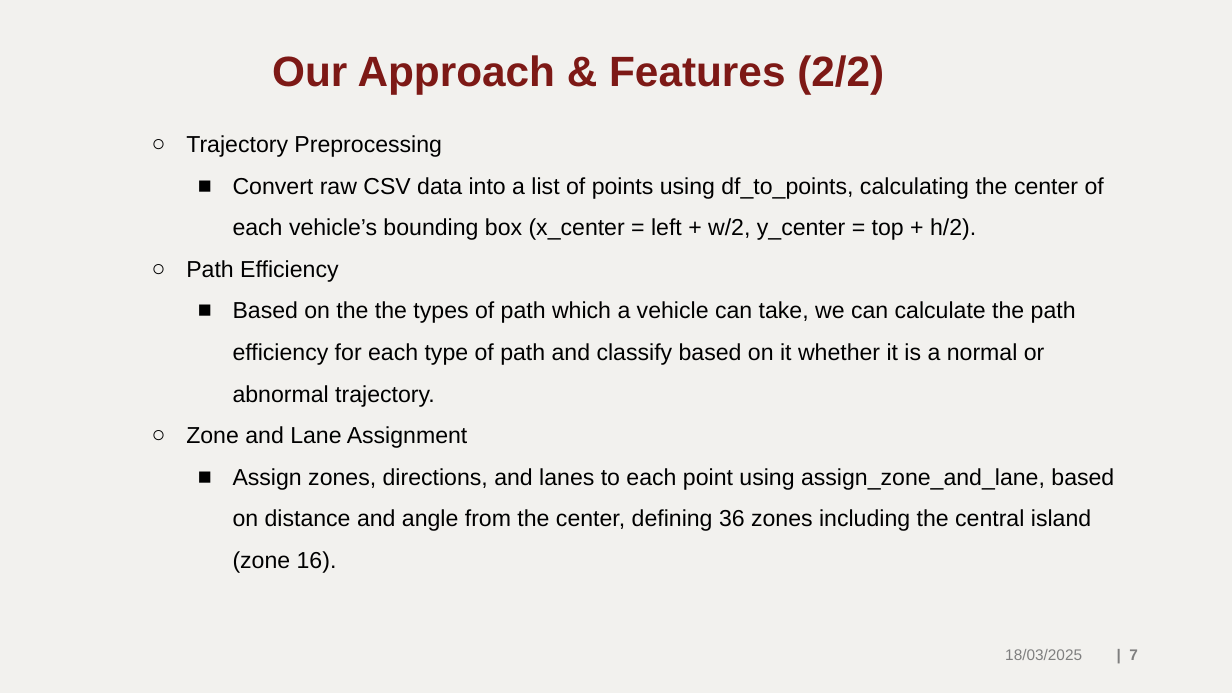
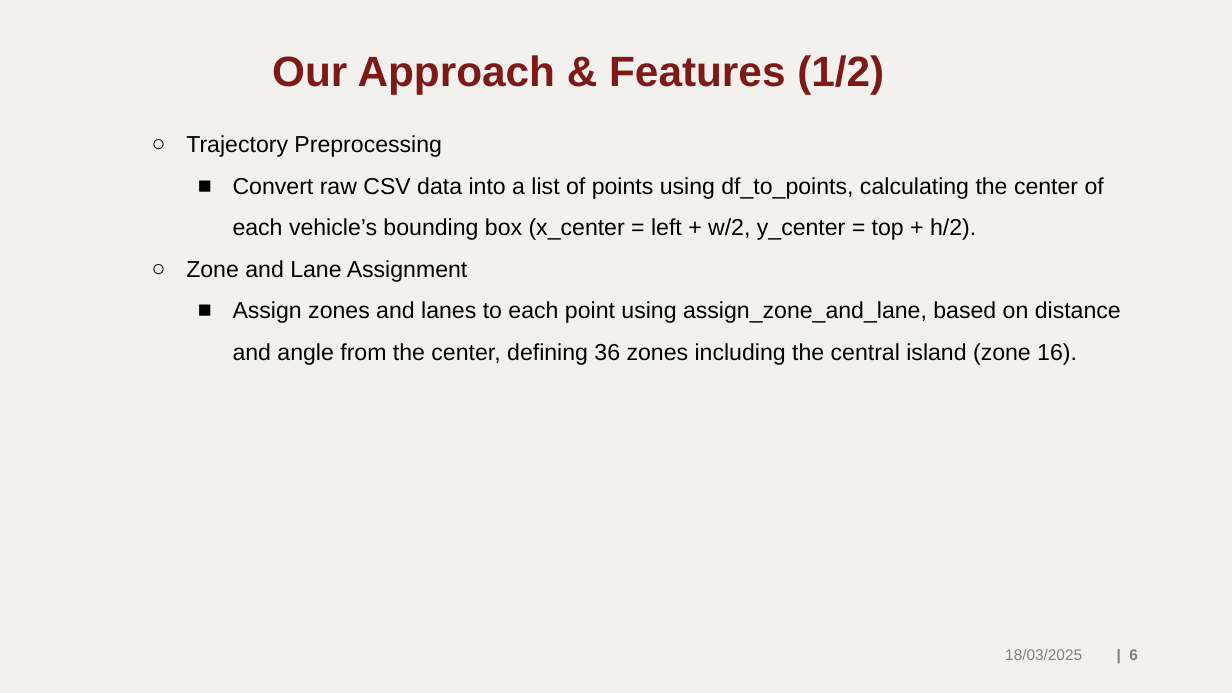
Before and after one commit to Vishv0407/ML_2025_4_Cluster_555, a slide deck: slide 6 of ML_Presentation_1.pptx (slide 7 before the commit). Drawn at 1232x693 pixels with LibreOffice and Linux fonts; fonts in the diff are those of the drawing; background and template pictures are left out. Boxes give left, top, right and bottom in pixels: in the first picture for what was removed or moved away, otherwise in the second. Text is boxed around its words. In the diff, an @@ line names an element or a change of style, - is before the commit and + after.

```diff
--- a/ML_Presentation_1.pptx
+++ b/ML_Presentation_1.pptx
@@ title at box(272, 55, 884, 95): text changed @@
-Our Approach & Features (2/2)
+Our Approach & Features (1/2)
@@ text at box(186, 260, 1076, 407): paragraphs removed @@
-  ○ Path Efficiency
-    ■ Based on the the types of path which a vehicle can take, we can calculate the path efficiency for each type of path and classify based on it whether it is a normal or abnormal trajectory.
@@ text at box(233, 301, 1121, 365): text changed @@
-    ■ Assign zones, directions, and lanes to each point using assign_zone_and_lane, based on distance and angle from the center, defining 36 zones including the central island (zone 16).
+    ■ Assign zones and lanes to each point using assign_zone_and_lane, based on distance and angle from the center, defining 36 zones including the central island (zone 16).
@@ page number at box(1129, 649, 1138, 660): text changed @@
-| 7
+| 6
```
Also in this commit, not shown: 6 other slides changed.
